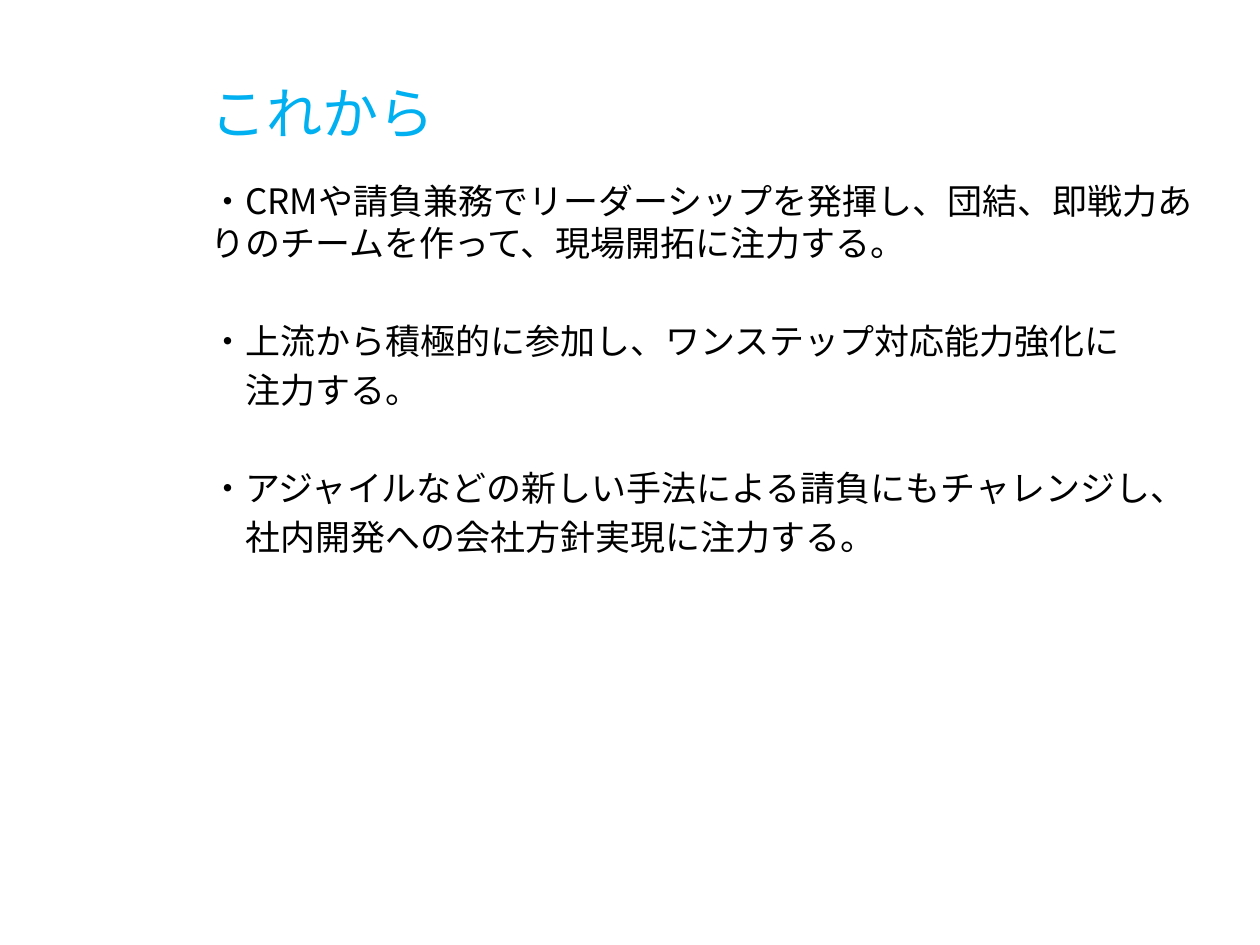
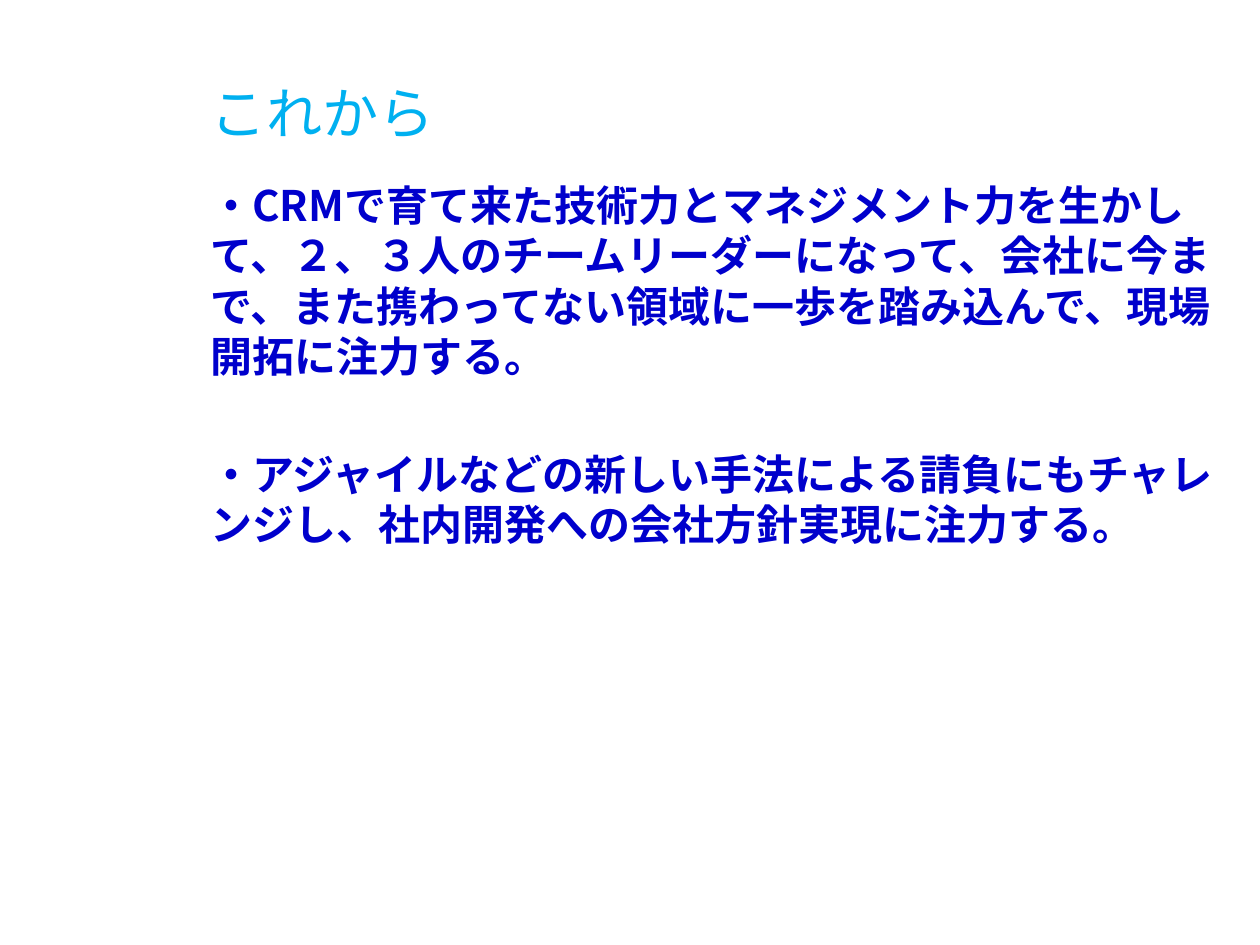
Before and after one commit to milo-bb/test, a slide deck: slide 12 of 昇格プレゼン(徐洋)_new.pptx (slide 13 before the commit). Drawn at 1260x945 pixels with LibreOffice and Linux fonts; fonts in the diff are those of the drawing; background and template pictures are left out. Boxes give left, top, right and bottom in pixels: in the first picture for what was removed or moved away, otherwise in the second. Text is boxed around its words. In the diff, an @@ line names an element or a change of style, - is before the commit and + after.

```diff
--- a/昇格プレゼン(徐洋)_new.pptx
+++ b/昇格プレゼン(徐洋)_new.pptx
@@ text at <box>210,185,1213,544</box>: text changed; size 15 to 18 pt; text colour #000000 to #0000CC; bold on @@
-・CRMや請負兼務でリーダーシップを発揮し、団結、即戦力ありのチームを作って、現場開拓に注力する。
-・上流から積極的に参加し、ワンステップ対応能力強化に
-注力する。
-・アジャイルなどの新しい手法による請負にもチャレンジし、
-社内開発への会社方針実現に注力する。
+・CRMで育て来た技術力とマネジメント力を生かして、２、３人のチームリーダーになって、会社に今まで、また携わってない領域に一歩を踏み込んで、現場開拓に注力する。
+・アジャイルなどの新しい手法による請負にもチャレンジし、社内開発への会社方針実現に注力する。
```
Also in this commit, not shown: 9 other slides changed, 2 slides removed.
